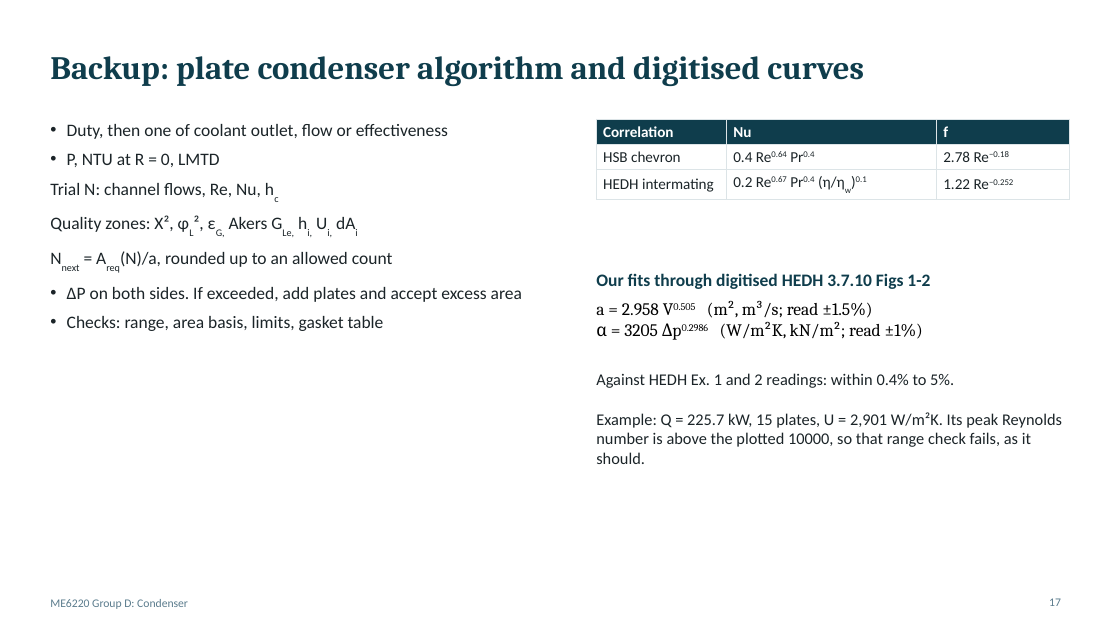
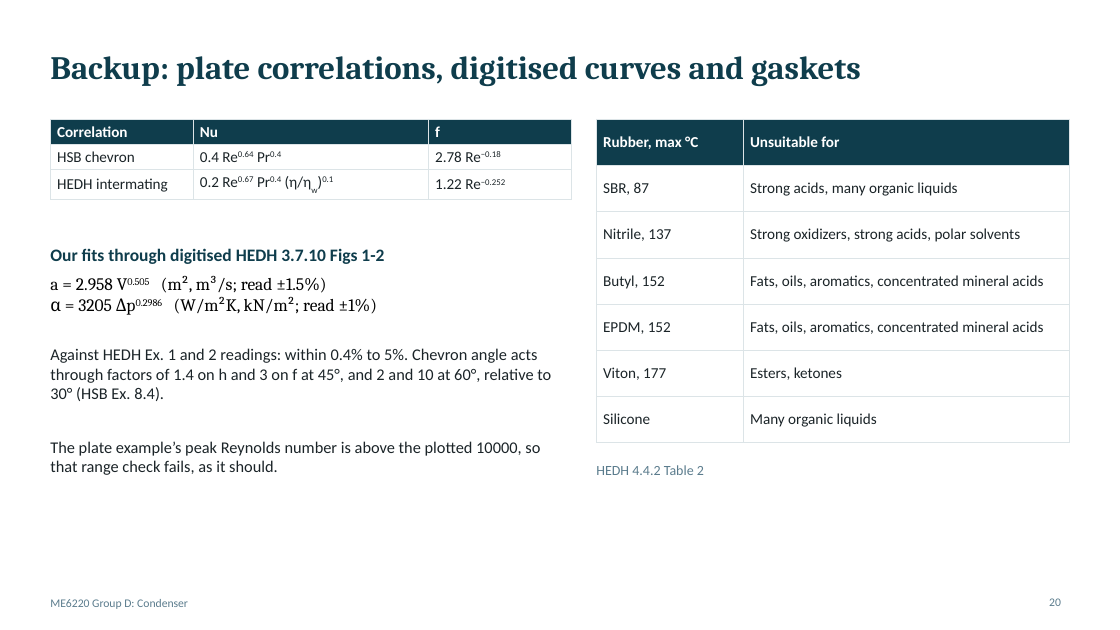
Before and after one commit to Raghav589/condenser-design-app, a slide deck: slide 20 of deliverables/ME6220_Group_D_Condenser.pptx (slide 17 before the commit). Drawn at 1120x630 pixels with LibreOffice and Linux fonts; fonts in the diff are those of the drawing. Boxes give left, top, right and bottom in pixels: in the first picture for what was removed or moved away, otherwise in the second. Text is boxed around its words. In the diff, an @@ line names an element or a change of style, - is before the commit and + after.

```diff
--- a/deliverables/ME6220_Group_D_Condenser.pptx
+++ b/deliverables/ME6220_Group_D_Condenser.pptx
@@ title at (50,56,861,86): text changed @@
-Backup: plate condenser algorithm and digitised curves
+Backup: plate correlations, digitised curves and gaskets
@@ table: place and size @@
-table at (597,119,1070,203)
+table at (50,119,571,203)
@@ table added at (597,119,1070,431), 7 rows, 2 columns @@
+Rubber, max °C | Unsuitable for
+SBR, 87 | Strong acids, many organic liquids
+Nitrile, 137 | Strong oxidizers, strong acids, polar solvents
+Butyl, 152 | Fats, oils, aromatics, concentrated mineral acids
+EPDM, 152 | Fats, oils, aromatics, concentrated mineral acids
+Viton, 177 | Esters, ketones
+Silicone | Many organic liquids
@@ text removed at (50,124,522,331) @@
-• Duty, then one of coolant outlet, flow or effectiveness
-• P, NTU at R = 0, LMTD
-• Trial N: channel flows, Re, Nu, hc
-• Quality zones: X², φL², εG, Akers GLe, hi, Ui, dAi
-• Nnext = Areq(N)/a, rounded up to an allowed count
-• ΔP on both sides. If exceeded, add plates and accept excess area
-• Checks: range, area basis, limits, gasket table
@@ text "Our fits through digitised HEDH ...": place and size @@
-text "Our fits through digitised HEDH ..." at (596,273,930,289)
+text "Our fits through digitised HEDH ..." at (50,248,384,264)
@@ text "a = 2.958 V0.505 (m², ...": place and size @@
-text "a = 2.958 V0.505 (m², ..." at (596,300,923,339)
+text "a = 2.958 V0.505 (m², ..." at (50,275,377,314)
@@ text added at (50,348,551,401), 14 pt, text #1B2428 @@
+Against HEDH Ex. 1 and 2 readings: within 0.4% to 5%. Chevron angle acts through factors of 1.4 on h and 3 on f at 45°, and 2 and 10 at 60°, relative to 30° (HSB Ex. 8.4).
@@ text removed at (596,373,1062,464) @@
-Against HEDH Ex. 1 and 2 readings: within 0.4% to 5%.
-Example: Q = 225.7 kW, 15 plates, U = 2,901 W/m²K. Its peak Reynolds number is above the plotted 10000, so that range check fails, as it should.
@@ text added at (50,441,540,475), 14 pt, text #1B2428 @@
+The plate example’s peak Reynolds number is above the plotted 10000, so that range check fails, as it should.
@@ text added at (596,465,704,475), 12 pt, text #5B7C8D @@
+HEDH 4.4.2 Table 2
@@ page number at (1049,598,1061,606): text changed @@
-17
+20
```
Also in this commit, not shown: 11 other slides changed, 8 slides added, 6 slides removed.
